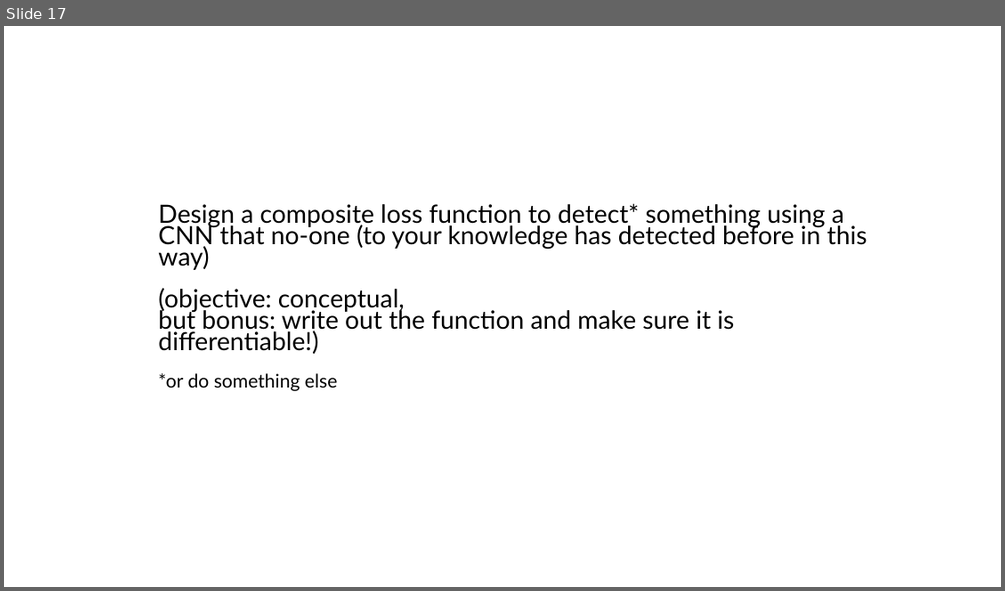
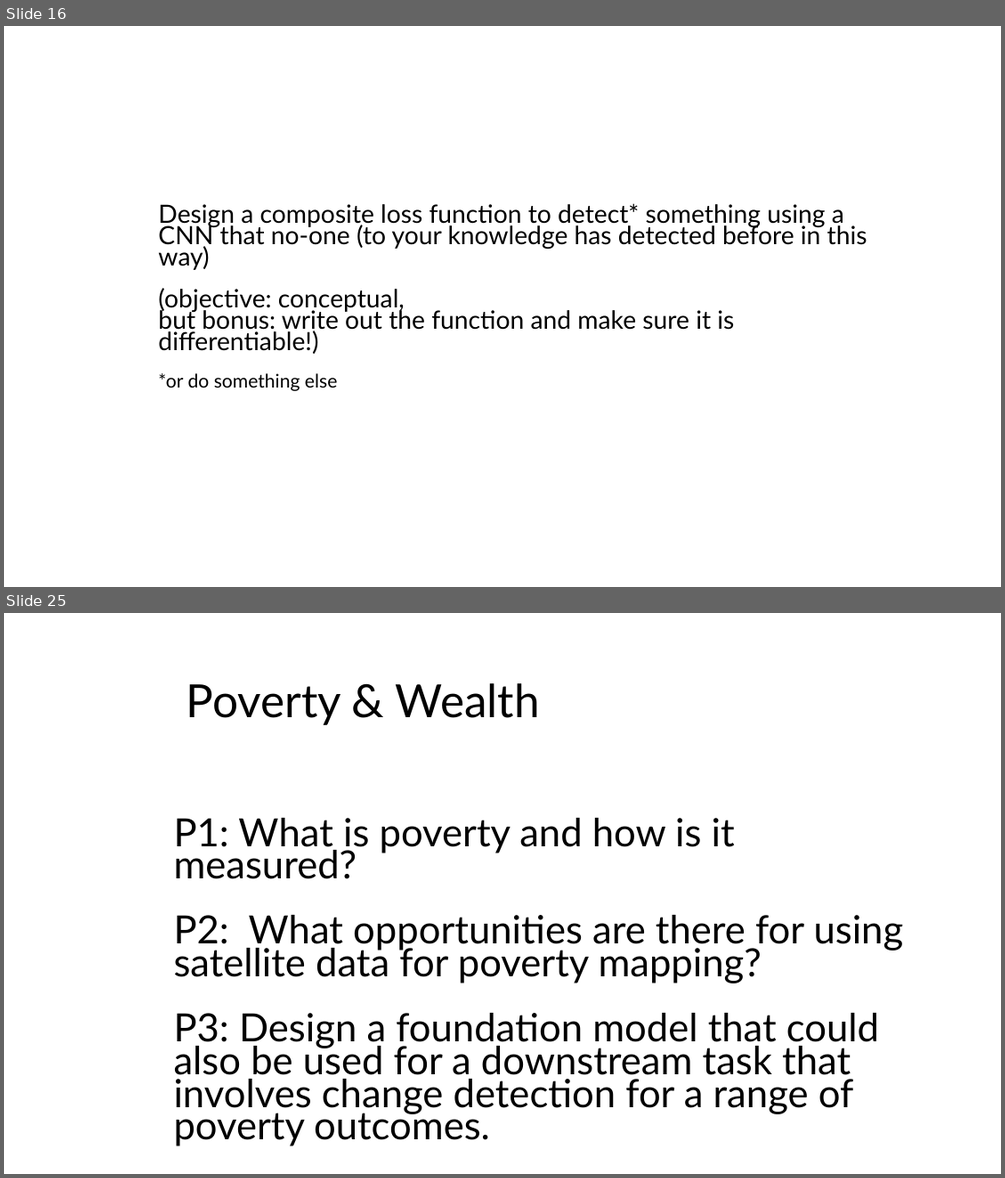
Before and after one commit to Better-Planet-Laboratory/ai4good, a slide deck: resources/ai4good group discussion points.pptx. Shown one above the other, each under a label of ours: slide 17 before the commit, slides 16 and 25 after it; the slides between them are not shown. The pictures are 1005x591 and 1005x1178 pixels, drawn with LibreOffice and Linux fonts; fonts in the diff are those of the drawing. Boxes give left, top, right and bottom in pixels: in the first picture for what was removed or moved away, otherwise in the second. Text is boxed around its words. In the diff, an @@ line names an element or a change of style, - is before the commit and + after.

```diff
--- a/resources/ai4good group discussion points.pptx
+++ b/resources/ai4good group discussion points.pptx
@@ slide 25 added at bbox=[4, 613, 1001, 1174], background #FFFFFF @@
@@ text added at bbox=[186, 683, 540, 725], 44 pt, text #000000 @@
+Poverty & Wealth
@@ text added at bbox=[174, 818, 904, 1146], 37.4 pt, text #000000 @@
+P1: What is poverty and how is it measured?
+P2: What opportunities are there for using satellite data for poverty mapping?
+P3: Design a foundation model that could also be used for a downstream task that involves change detection for a range of poverty outcomes.
@@ what was slide 17 is now slide 16 @@
```
Also in this commit, not shown: 1 slide changed, 17 other slides added, 1 slide removed, 1 other file.
